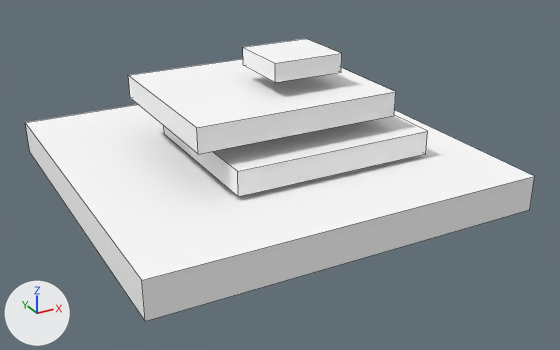
What one commit did to the OBJ model src/main/resources/assets/myvillage/models/equipment/forging/bench_chestplate_0_hot.obj.
The view is the same before and after, from a 50 mm lens placed at (-0.118, -1.707, 0.601), pointed at (0.515, -0.558, 0.026). The axes (+X, +Y, +Z) are drawn at lower left. The lights are the same throughout. The first picture is the older version. Mesh edges are drawn as thin lines. Where no turn or scale is listed for an object, it has been applied to the vertices. Vertices at exactly the same position are counted once.

The first picture shows 'bench_chestplate_0_hot'.
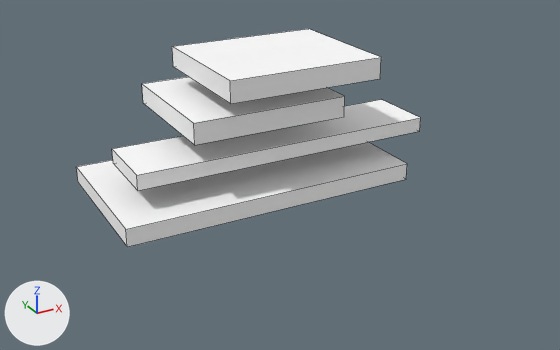
The change, as JSON lines over the scene's bpy script:
```json
{"block": "me_bench_chestplate_0_hot", "where": "# used by ob_bench_chestplate_0_hot; location = (0.0, 0.0, 0.0)"}
{"op": "remove", "block": "me_bench_chestplate_0_hot", "code": "me_bench_chestplate_0_hot.from_pydata(...)  # 32 vertices, 24 faces; spans x 0.147..0.853, y -0.849..-0.151, z 0.0..0.25"}
{"op": "add", "block": "me_bench_chestplate_0_hot", "code": "me_bench_chestplate_0_hot.from_pydata(...)  # 32 vertices, 24 faces; spans x 0.193..0.807, y -0.648..-0.352, z 0.0..0.25"}
{"block": "me_bench_chestplate_0_hot", "change": "me_bench_chestplate_0_hot part 1: the loose piece of 8 vertices spanning x 0.147..0.853, y -0.849..-0.151, z 0.0..0.064 is scaled about its middle by (0.78, 0.412, 0.491), then moved by (-0.031, 0.005, -0.016)"}
{"block": "me_bench_chestplate_0_hot", "change": "me_bench_chestplate_0_hot part 2: the loose piece of 8 vertices spanning x 0.364..0.74, y -0.694..-0.37, z 0.072..0.116 is scaled about its middle by (1.52, 0.401, 0.624), then moved by (-0.032, 0.006, -0.01)"}
{"block": "me_bench_chestplate_0_hot", "change": "me_bench_chestplate_0_hot part 3: the loose piece of 8 vertices spanning x 0.312..0.688, y -0.662..-0.338, z 0.144..0.188 is scaled about its middle by (0.762, 0.753, 0.856), then moved by (-0.031, 0.005, -0.006)"}
{"block": "me_bench_chestplate_0_hot", "change": "me_bench_chestplate_0_hot part 4: the loose piece of 8 vertices spanning x 0.486..0.618, y -0.593..-0.471, z 0.216..0.25 is scaled about its middle by (2.17, 1.99, 1.12), then moved by (-0.032, 0.006, -0.002)"}
```

Changed parts and their boxes (x1, y1, x2, y2) in the pictures (560 x 350 px; the box of a moved part takes in the faces that stretch with it):
```json
{"object": "bench_chestplate_0_hot", "change": "reshaped", "before": [26, 39, 535, 321], "after": [76, 29, 421, 247], "on screen": "32% narrower, 23% shorter"}
{"part": 1, "of": "me_bench_chestplate_0_hot", "change": "moved or reshaped", "before": [26, 105, 535, 321], "after": [76, 142, 407, 247]}
{"part": 2, "of": "me_bench_chestplate_0_hot", "change": "moved or reshaped", "before": [164, 115, 428, 197], "after": [112, 100, 421, 191]}
{"part": 3, "of": "me_bench_chestplate_0_hot", "change": "moved or reshaped", "before": [128, 59, 396, 154], "after": [142, 77, 345, 145]}
{"part": 4, "of": "me_bench_chestplate_0_hot", "change": "moved or reshaped", "before": [243, 39, 342, 83], "after": [172, 29, 381, 104]}
```
